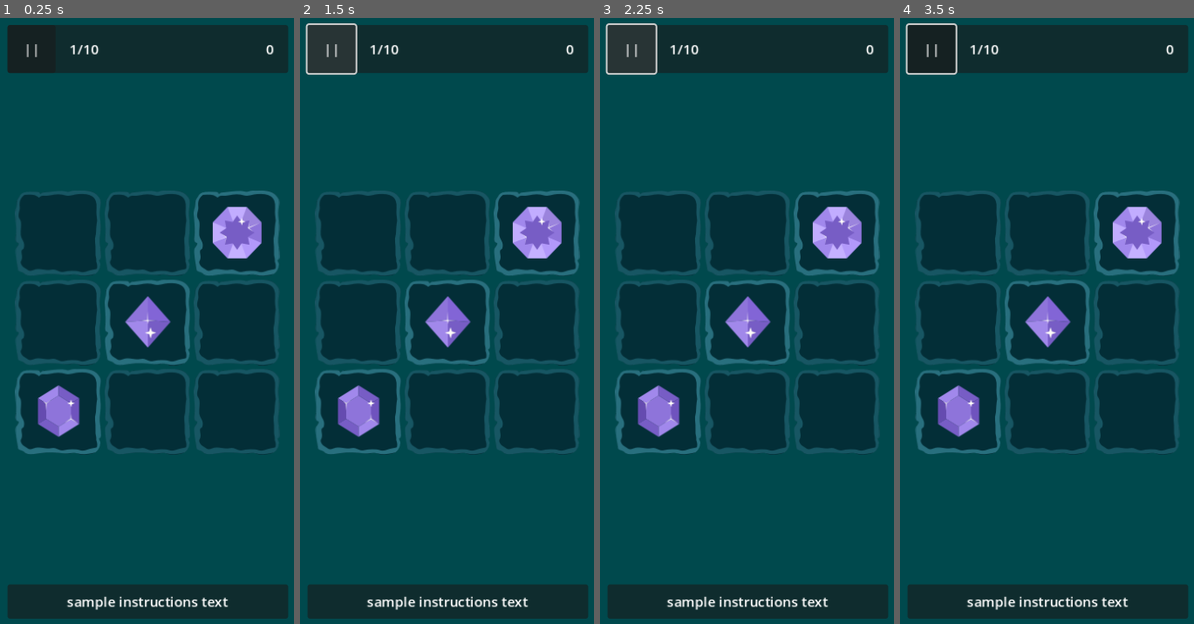
Above: before the commit, frames 1-4 (left to right).
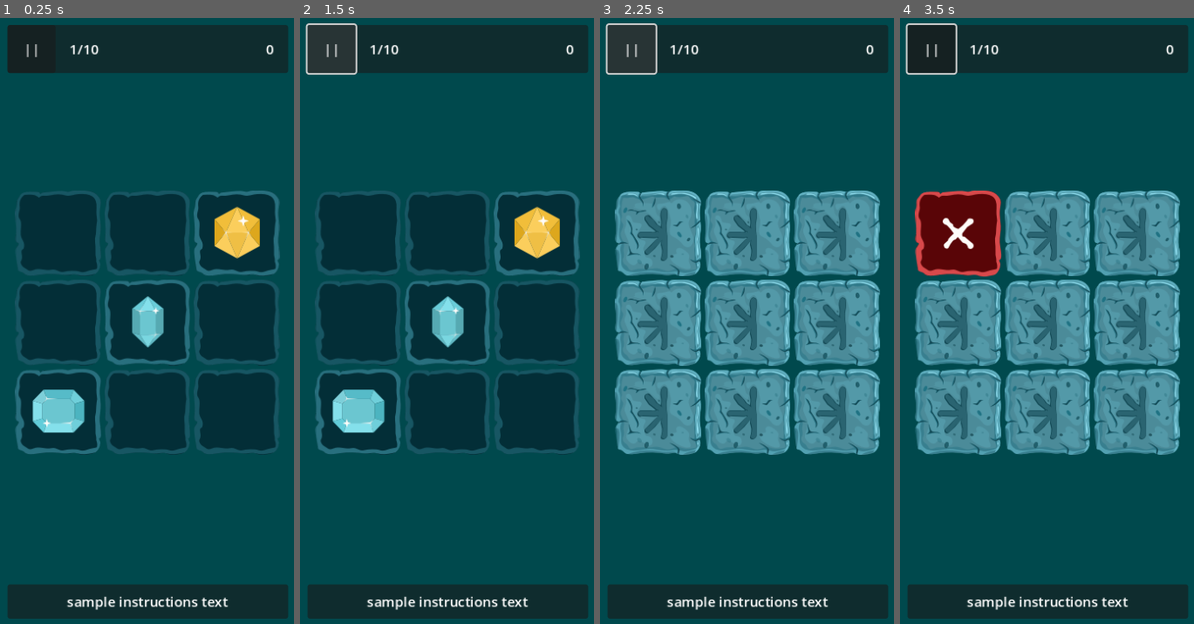
Above: after the commit, the same moments.

Repository: SugarF0x/hidden-gems-gd
Game: Godot game, scene res://hidden_gems_scene.tscn
Same seed, same stepped clock (60 frames per second), same inputs: the game is played once before the commit and once after it.
Inputs (mouse positions are in pixels of both pictures, inside the frame that each line leads up to):
- Up to frame 1 (0.25 s): no input
- Up to frame 2 (1.5 s): click (358, 230) at 0.52 s; click "||" at 1.25 s
- Up to frame 3 (2.25 s): click "||" at 2 s
- Up to frame 4 (3.5 s): click (958, 230) at 2.77 s

The runs differ from the first frame. In frame 1, 3.1% of the frame differs, in the area x 10-90%, y 31-70%; in frame 2, 3.1%; in frame 3, 35%; in frame 4, 35%, in the area x 5-96%, y 28-73%.

Commit message:
add rounds flow (somewhat)

Diff:
--- a/gem.gd
+++ b/gem.gd
@@ -24,7 +24,7 @@
 @onready var background_texture_rect: TextureRect = $BackgroundTextureRect
 @onready var gem_texture_rect: TextureRect = $GemTextureRect
 
-@export var state := BackgroundState.EMPTY:
+@export var state := BackgroundState.HIDDEN:
 	set(value):
 		state = value
 		update_background_image()
@@ -83,8 +83,8 @@
 	else: gem_texture_rect.visible = false
 
 func _editor_on_ready() -> void:
-	if not Engine.is_editor_hint(): return
-	state = BackgroundState.FOUND
+	if Engine.is_editor_hint(): state = BackgroundState.FOUND
+	else: state = BackgroundState.HIDDEN
 
 signal gem_clicked
 func on_gem_clicked():
--- a/gem.tscn
+++ b/gem.tscn
@@ -1,8 +1,8 @@
 [gd_scene load_steps=4 format=3 uid="uid://56q1v0fgl0yi"]
 
 [ext_resource type="Script" path="res://gem.gd" id="1_e1ali"]
-[ext_resource type="Texture2D" uid="uid://xxk4vwn1128n" path="res://assets/gems/2.svg" id="2_tkjgv"]
-[ext_resource type="Texture2D" uid="uid://degqyot6ax5qi" path="res://assets/backgrounds/empty.svg" id="2_wl60v"]
+[ext_resource type="Texture2D" uid="uid://dpgew03covbjf" path="res://assets/backgrounds/found.svg" id="2_p743g"]
+[ext_resource type="Texture2D" uid="uid://basl88nlab6o0" path="res://assets/gems/12.svg" id="3_uue06"]
 
 [node name="Gem" type="Control"]
 custom_minimum_size = Vector2(100, 100)
@@ -11,15 +11,15 @@
 offset_right = 69.0
 offset_bottom = 68.0
 script = ExtResource("1_e1ali")
+state = 1
 
 [node name="BackgroundTextureRect" type="TextureRect" parent="."]
 layout_mode = 0
 offset_right = 40.0
 offset_bottom = 40.0
-texture = ExtResource("2_wl60v")
+texture = ExtResource("2_p743g")
 
 [node name="GemTextureRect" type="TextureRect" parent="."]
-visible = false
 layout_mode = 1
 anchors_preset = 8
 anchor_left = 0.5
@@ -32,7 +32,7 @@
 offset_bottom = 34.0
 grow_horizontal = 2
 grow_vertical = 2
-texture = ExtResource("2_tkjgv")
+texture = ExtResource("3_uue06")
 
 [node name="Button" type="Button" parent="."]
 layout_mode = 1
--- a/grid.gd
+++ b/grid.gd
@@ -1,4 +1,5 @@
 @tool
+class_name GemGrid
 extends GridContainer
 
 var gem_scene: PackedScene = load("res://gem.tscn")
@@ -23,16 +24,16 @@
 var gem_indexes: Array[int] = []
 
 func _ready() -> void:
-	randomize_gem_indexes()
-	redraw_grid()
+	start()
 	_editor_on_ready()
 
 func redraw_grid() -> void:
+	if get_child_count() == height * width: return
+
 	for child in get_children(): child.queue_free()
 	for n in (height * width):
 		var item := gem_scene.instantiate() as Gem
 		add_child(item)
-		item.state = Gem.BackgroundState.FOUND if n in gem_indexes else Gem.BackgroundState.EMPTY
 		item.gem_clicked.connect(on_gem_clicked.bind(n))
 
 func randomize_gem_indexes() -> void:
@@ -42,9 +43,55 @@
 	pool.shuffle()
 	gem_indexes = pool.slice(0, gem_count)
 
+var gems_user_revealed: int = 0
 func on_gem_clicked(index: int) -> void:
-	print("Gem ", index, " clicked")
+	gems_user_revealed += 1
+	var gem = get_child(index) as Gem
+	gem.state = Gem.BackgroundState.FOUND if index in gem_indexes else Gem.BackgroundState.WRONG
+	set_gem_processing(index, false)
+
+	if gems_user_revealed >= gem_count:
+		gems_user_revealed = 0
+		on_round_end()
+
+func reveal_gems() -> void:
+	for index in get_child_count():
+		var child = get_child(index) as Gem
+		child.state = Gem.BackgroundState.FOUND if index in gem_indexes else Gem.BackgroundState.EMPTY
+
+func hide_gems() -> void:
+	for child in get_children() as Array[Gem]: child.state = Gem.BackgroundState.HIDDEN
+
+func start() -> void:
+	randomize_gem_indexes()
+	redraw_grid()
+	if Engine.is_editor_hint(): return
+
+	reveal_gems()
+	for index in get_child_count(): set_gem_processing(index, false)
+	await get_tree().create_timer(2.0).timeout
+	for index in get_child_count(): set_gem_processing(index, true)
+	hide_gems()
+
+func set_gem_processing(index: int, value: bool) -> void:
+	get_child(index).process_mode = Node.PROCESS_MODE_INHERIT if value else Node.PROCESS_MODE_DISABLED
+
+# TODO: a lot of this logic is to be moved out into a parent script that would also have control over instructions and hud along with this
+
+func on_round_end() -> void:
+	for index in get_child_count():
+		var gem = get_child(index) as Gem
+		if gem.process_mode == Node.PROCESS_MODE_DISABLED: continue
+		if index not in gem_indexes: continue
+		if gem.state == Gem.BackgroundState.HIDDEN: gem.state = Gem.BackgroundState.MISSED if index in gem_indexes else Gem.BackgroundState.EMPTY
+		set_gem_processing(index, false)
+
+	await get_tree().create_timer(2.0).timeout
+	hide_gems()
+	await get_tree().create_timer(.5).timeout
+	redraw_grid()
+	start()
 
 func _editor_on_ready() -> void:
 	if not Engine.is_editor_hint(): return
-	pass
+	reveal_gems()
